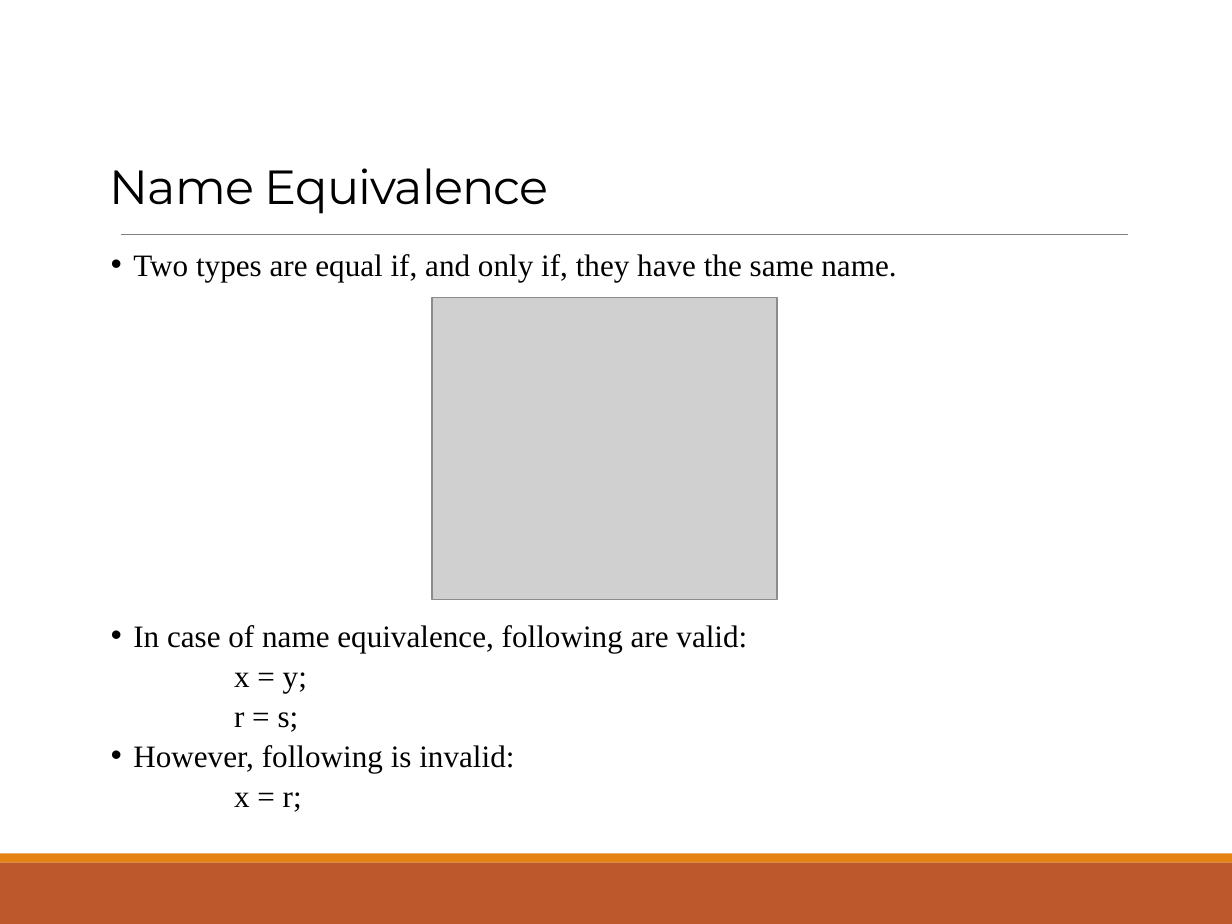
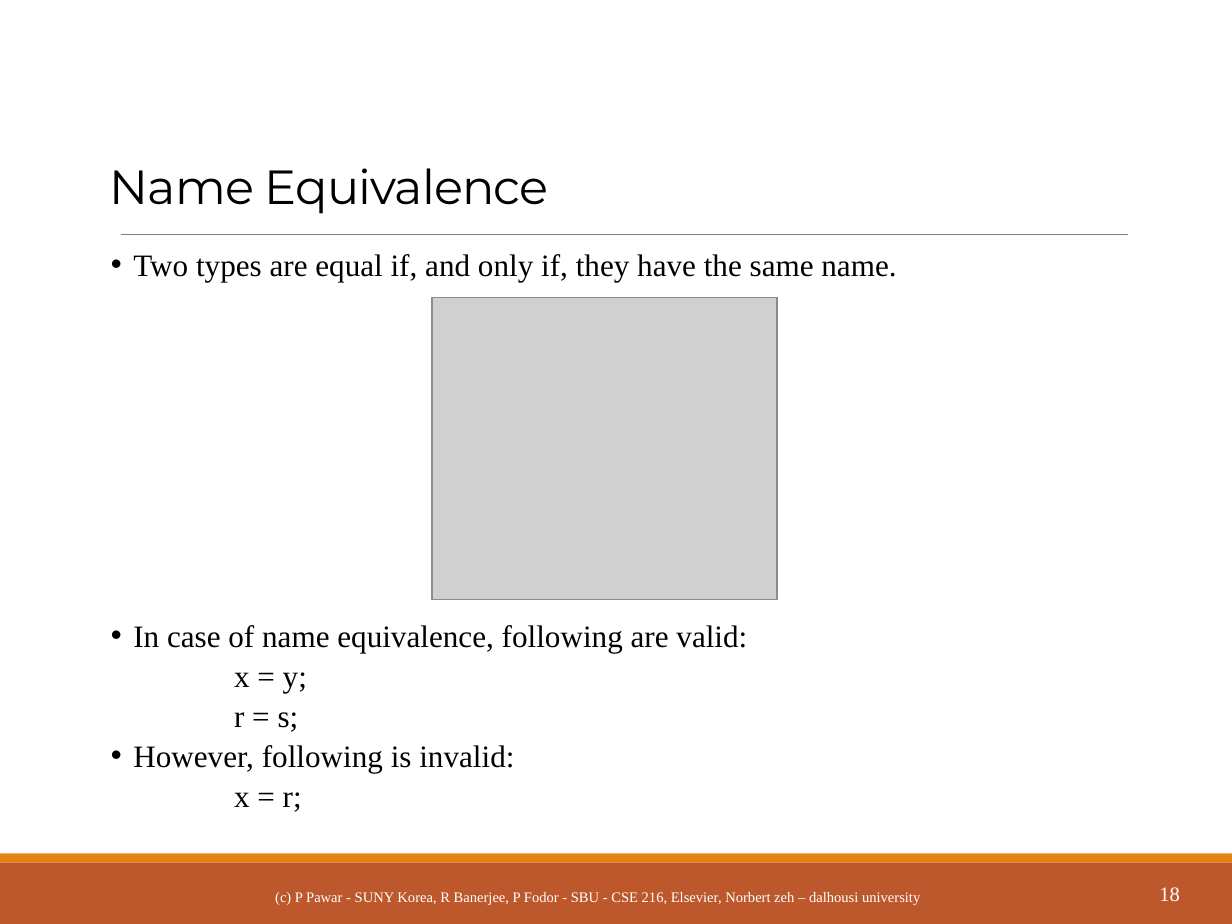
Before and after one commit to ppawar/ppawar.github.io, a slide deck: slide 18 of CSE216-S19/slides/PPT/CSE216_Lec4.pptx. Drawn at 1232x924 pixels with LibreOffice and Linux fonts; fonts in the diff are those of the drawing; grey boxes stand for pictures. Boxes give left, top, right and bottom in pixels: in the first picture for what was removed or moved away, otherwise in the second. Text is boxed around its words. In the diff, an @@ line names an element or a change of style, - is before the commit and + after.

```diff
--- a/CSE216-S19/slides/PPT/CSE216_Lec4.pptx
+++ b/CSE216-S19/slides/PPT/CSE216_Lec4.pptx
@@ text added at [275,892,920,905], 8.5 pt, text #FFFFFF @@
+(c) P Pawar - SUNY Korea, R Banerjee, P Fodor - SBU - CSE 216, Elsevier, Norbert zeh – dalhousi university
@@ page number added at [1159,887,1179,901], 12 pt, text #FFFFFF @@
+18
```
Also in this commit, not shown: 38 other slides changed, 6 slides added, 21 other files.
